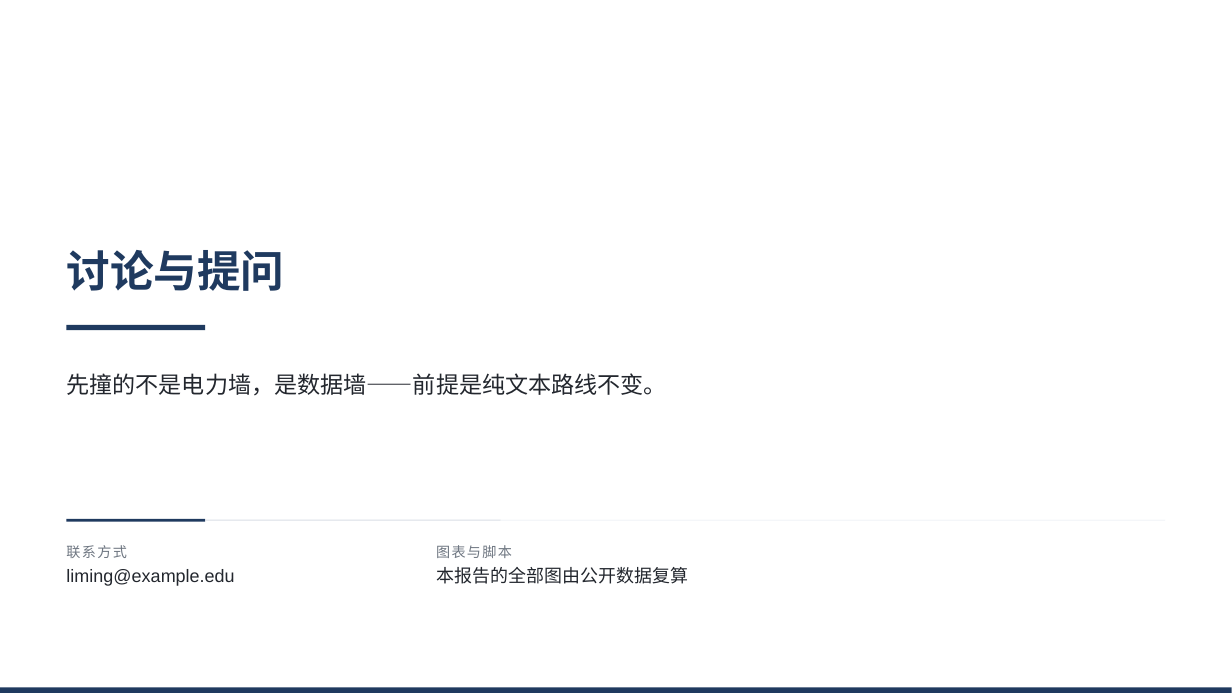
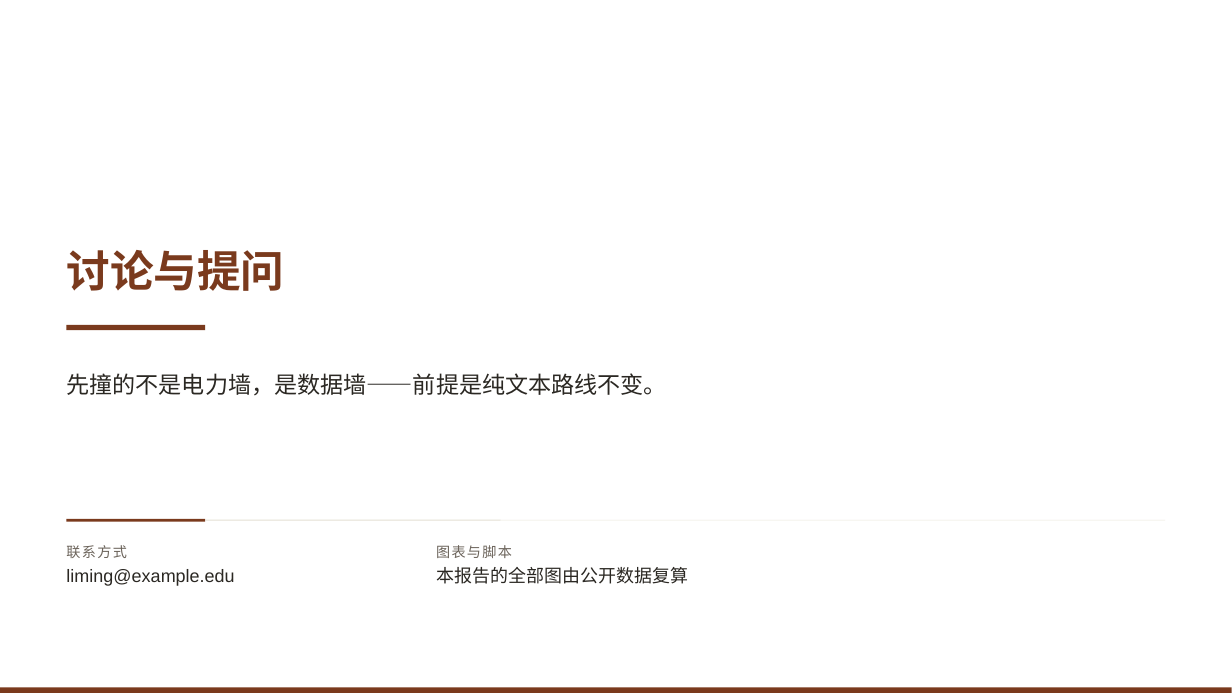
Before and after one commit to qingguang0309/academic-skills, a slide deck: slide 21 of examples/ai-2030-slides/ai2030_talk.pptx. Drawn at 1232x693 pixels with LibreOffice and Linux fonts; fonts in the diff are those of the drawing; background and template pictures are left out. Boxes give left, top, right and bottom in pixels: in the first picture for what was removed or moved away, otherwise in the second. Text is boxed around its words. In the diff, an @@ line names an element or a change of style, - is before the commit and + after.

```diff
--- a/examples/ai-2030-slides/ai2030_talk.pptx
+++ b/examples/ai-2030-slides/ai2030_talk.pptx
@@ text "讨论与提问" at (x1=67, y1=250, x2=285, y2=291): text colour #1F3A5F to #7A3A1D @@
@@ rectangle at (x1=205, y1=519, x2=501, y2=520): fill #D9DEE6 to #E4E0D3 @@
@@ text "联系方式" at (x1=66, y1=545, x2=126, y2=558): text colour #6E7681 to #6B635A @@
@@ text "图表与脚本" at (x1=436, y1=545, x2=512, y2=558): text colour #6E7681 to #6B635A @@
@@ fill #1F3A5F to #7A3A1D in 3 elements at (x1=67, y1=325, x2=205, y2=331), (x1=67, y1=519, x2=205, y2=522), (x1=0, y1=688, x2=1232, y2=693) @@
```
Also in this commit, not shown: 20 other slides changed, 18 other files.
